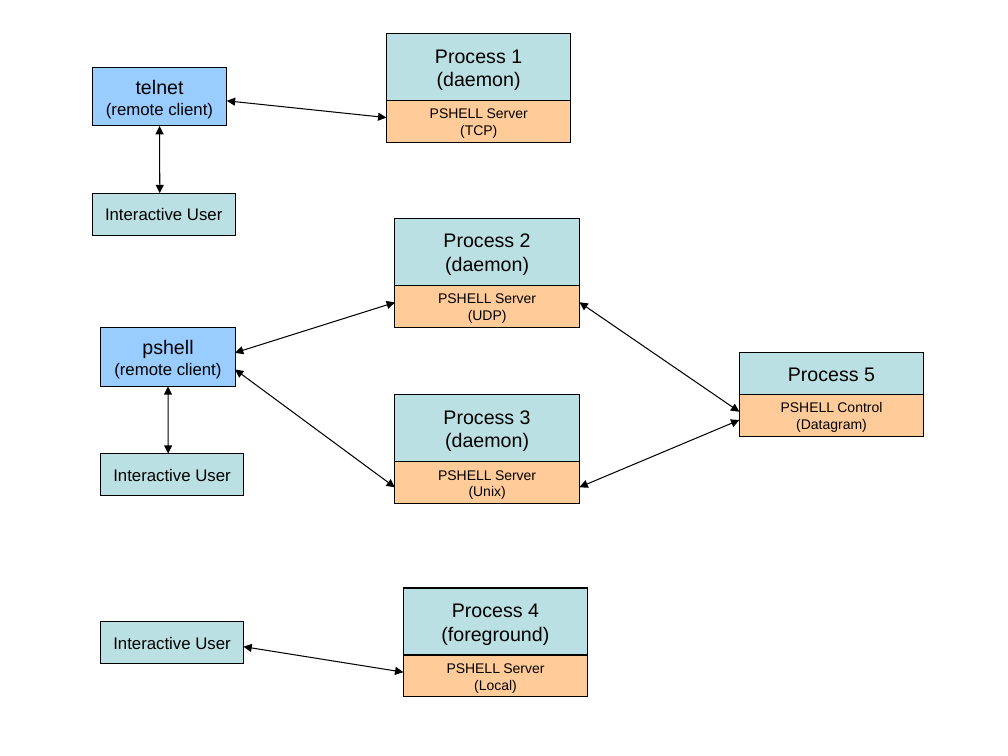
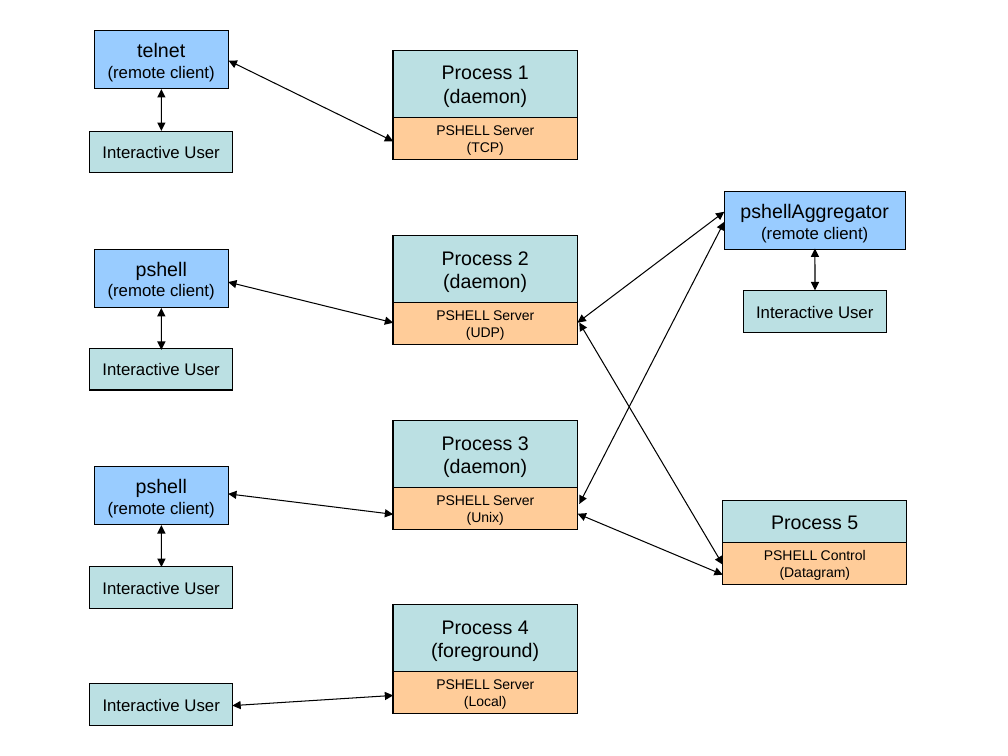
Before and after one commit to RonIovine/pshell, a slide deck: slide 5 of PSHELL-Framework.ppt. Drawn at 1008x756 pixels with LibreOffice and Linux fonts; fonts in the diff are those of the drawing. Boxes give left, top, right and bottom in pixels: in the first picture for what was removed or moved away, otherwise in the second. Text is boxed around its words. In the diff, an @@ line names an element or a change of style, - is before the commit and + after.

```diff
--- a/PSHELL-Framework.ppt
+++ b/PSHELL-Framework.ppt
@@ rectangle "telnet": place and size @@
-rectangle "telnet" at [93, 68, 227, 126]
+rectangle "telnet" at [94, 30, 228, 89]
@@ rectangle "Process 1": place and size @@
-rectangle "Process 1" at [386, 33, 571, 100]
+rectangle "Process 1" at [393, 50, 578, 117]
@@ double arrow moved from (159, 126) - (160, 194) to (161, 89) - (161, 131) @@
@@ double arrow moved from (227, 101) - (386, 118) to (229, 60) - (393, 141) @@
@@ rectangle "PSHELL Server": place and size @@
-rectangle "PSHELL Server" at [386, 101, 571, 142]
+rectangle "PSHELL Server" at [393, 118, 578, 159]
@@ rectangle "Interactive User": place and size @@
-rectangle "Interactive User" at [93, 194, 236, 236]
+rectangle "Interactive User" at [90, 131, 232, 172]
@@ rectangle added at [724, 192, 905, 250], fill #99CCFF, outline #000000 0.74 pt, 14 pt, text #000000 @@
+pshellAggregator
+(remote client)
@@ rectangle "Process 2": place and size @@
-rectangle "Process 2" at [395, 219, 580, 285]
+rectangle "Process 2" at [393, 236, 578, 302]
@@ double arrow added from (725, 212) to (578, 323), #000000 0.74 pt @@
@@ double arrow moved from (740, 412) - (580, 302) to (725, 222) - (580, 504) @@
@@ rectangle "pshell": place and size @@
-rectangle "pshell" at [101, 328, 235, 386]
+rectangle "pshell" at [94, 249, 228, 307]
@@ double arrow added from (815, 249) to (815, 290), #000000 0.74 pt @@
@@ double arrow moved from (395, 302) - (235, 353) to (393, 323) - (228, 282) @@
@@ rectangle added at [744, 290, 886, 332], fill #BBE0E3, outline #000000 0.74 pt, 12 pt, text #000000 @@
+Interactive User
@@ double arrow moved from (168, 386) - (168, 454) to (161, 308) - (161, 350) @@
@@ rectangle "PSHELL Server": place and size @@
-rectangle "PSHELL Server" at [395, 285, 580, 327]
+rectangle "PSHELL Server" at [393, 302, 578, 344]
@@ double arrow moved from (740, 420) - (580, 487) to (723, 564) - (580, 323) @@
@@ rectangle "Interactive User": place and size @@
-rectangle "Interactive User" at [101, 454, 244, 496]
+rectangle "Interactive User" at [90, 348, 232, 389]
@@ rectangle "Process 3": place and size @@
-rectangle "Process 3" at [395, 395, 580, 462]
+rectangle "Process 3" at [393, 420, 578, 487]
@@ rectangle added at [94, 467, 228, 525], fill #99CCFF, outline #000000 0.74 pt, 12 pt, text #000000 @@
+pshell
+(remote client)
@@ double arrow moved from (395, 488) - (235, 369) to (393, 514) - (228, 494) @@
@@ rectangle "PSHELL Server": place and size @@
-rectangle "PSHELL Server" at [395, 462, 580, 503]
+rectangle "PSHELL Server" at [393, 488, 578, 529]
@@ rectangle "Process 5": place and size @@
-rectangle "Process 5" at [739, 353, 923, 394]
+rectangle "Process 5" at [723, 501, 907, 542]
@@ double arrow added from (161, 525) to (161, 568), #000000 0.74 pt @@
@@ double arrow added from (723, 575) to (578, 514), #000000 0.74 pt @@
@@ rectangle "Interactive User": place and size @@
-rectangle "Interactive User" at [101, 622, 244, 664]
+rectangle "Interactive User" at [90, 566, 232, 608]
@@ rectangle "PSHELL Control": place and size @@
-rectangle "PSHELL Control" at [739, 395, 923, 436]
+rectangle "PSHELL Control" at [723, 542, 907, 584]
@@ rectangle "Process 4": place and size @@
-rectangle "Process 4" at [403, 588, 588, 654]
+rectangle "Process 4" at [393, 605, 578, 671]
@@ rectangle added at [90, 683, 233, 726], fill #BBE0E3, outline #000000 0.74 pt, 12 pt, text #000000 @@
+Interactive User
@@ rectangle "PSHELL Server": place and size @@
-rectangle "PSHELL Server" at [403, 655, 588, 697]
+rectangle "PSHELL Server" at [393, 672, 578, 714]
@@ double arrow moved from (403, 672) - (243, 646) to (393, 696) - (233, 706) @@
```
Also in this commit, not shown: 1 other slide changed, 2 other files.
